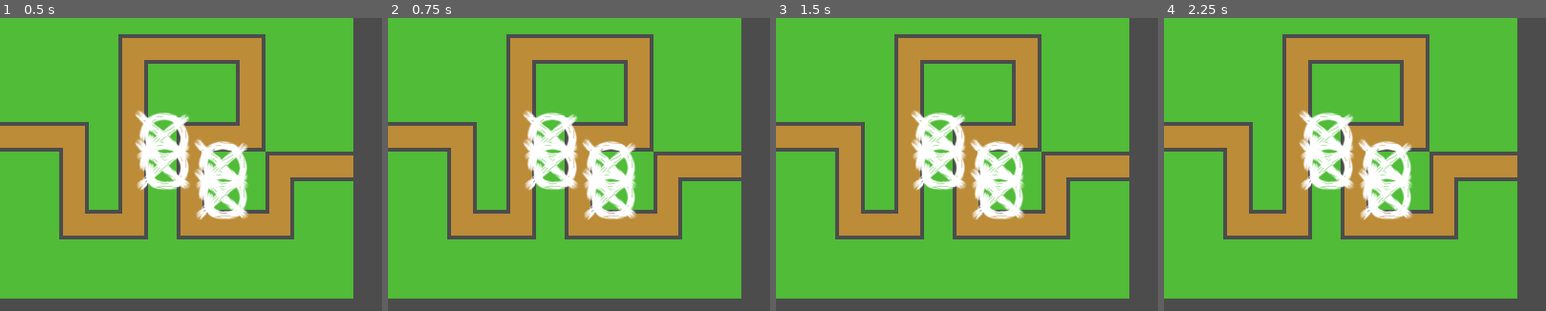
Above: before the commit, frames 1-4 (left to right).
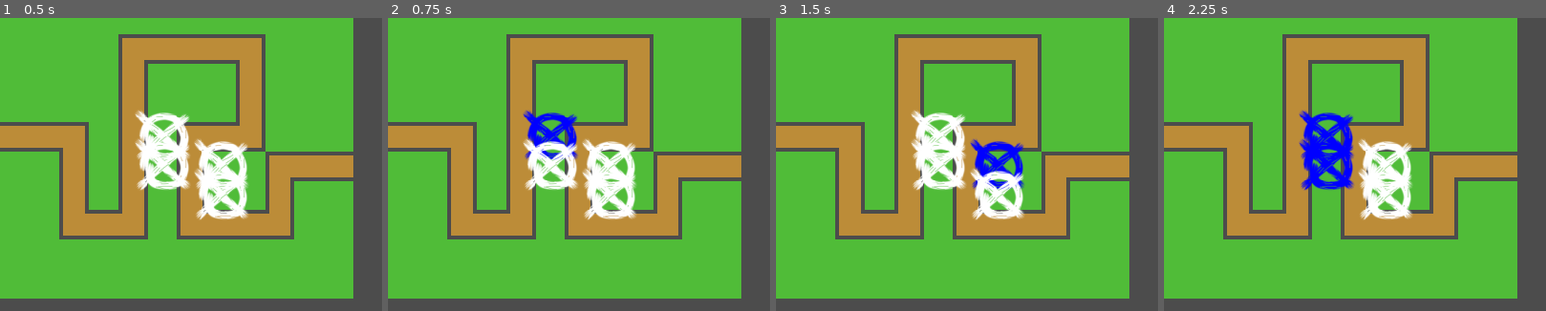
Above: after the commit, the same moments.

Repository: clprod/PAJJam
Game: Godot game, scene res://scenes/maps/map1.tscn
The game is run twice, just before and just after one commit, with the same random seed, the same clock (stepped at 60 frames per second) and the same inputs. This scene is started directly instead of the project's main scene.
Inputs (mouse positions are % of the whole screen's width and height, from its top left):
- Up to frame 1 (0.5 s): no input
- Up to frame 2 (0.75 s): tap Enter (ui_accept) at 0.5 s; move the mouse to (25, 22) at 0.52 s; click (25, 22) at 0.67 s
- Up to frame 3 (1.5 s): tap Enter (ui_accept) at 0.77, 1.25 s; move the mouse to (33, 28) at 1.27 s; click (33, 28) at 1.42 s
- Up to frame 4 (2.25 s): tap Enter (ui_accept) at 1.52, 2 s; move the mouse to (25, 28) at 2.02 s; click (25, 28) at 2.17 s
The pictures show only the part of the screen within x 4-54%, y 2-52%; the shares and areas given below are measured in that part.

Frame 1 is identical in both runs. In frame 2, 1.4% of the frame differs, in the area x 35-50%, y 31-49%; in frame 3, 1.4%; in frame 4, 3.0%, in the area x 35-50%, y 31-59%.
Error in both runs: Attempt to call function 'add_child' in base 'null instance' on a null instance. (res://scripts/tower_place.gd:14)

Commit message:
color places when hovered

Diff:
--- a/scenes/ruins.tscn
+++ b/scenes/ruins.tscn
@@ -31,3 +31,7 @@
 shape = SubResource( 1 )
 
 [connection signal="input_event" from="Area2D" to="." method="_on_Area2D_input_event"]
+
+[connection signal="mouse_entered" from="Area2D" to="." method="_on_Area2D_mouse_entered"]
+
+[connection signal="mouse_exited" from="Area2D" to="." method="_on_Area2D_mouse_exited"]
--- a/scenes/tower_place.tscn
+++ b/scenes/tower_place.tscn
@@ -37,3 +37,7 @@
 shape = SubResource( 1 )
 
 [connection signal="input_event" from="Area2D" to="." method="_on_Area2D_input_event"]
+
+[connection signal="mouse_entered" from="Area2D" to="." method="_on_Area2D_mouse_entered"]
+
+[connection signal="mouse_exited" from="Area2D" to="." method="_on_Area2D_mouse_exited"]
--- a/scripts/ruins.gd
+++ b/scripts/ruins.gd
@@ -3,3 +3,9 @@
 func _on_Area2D_input_event(viewport, event, shape_idx):
 	if event is InputEventMouseButton and event.pressed:
 		print("click on ruin")
+
+func _on_Area2D_mouse_entered():
+	self_modulate = Color(0, 0, 1, 0.5)
+
+func _on_Area2D_mouse_exited():
+	self_modulate = Color(1, 1, 1, 1)
--- a/scripts/tower_place.gd
+++ b/scripts/tower_place.gd
@@ -14,3 +14,9 @@
 		get_node("/root/game/towers").add_child(tower)
 		get_node("/root/game").change_wood(-10)
 		queue_free()
+
+func _on_Area2D_mouse_entered():
+	self_modulate = Color(0, 0, 1, 1)
+
+func _on_Area2D_mouse_exited():
+	self_modulate = Color(1, 1, 1, 1)
